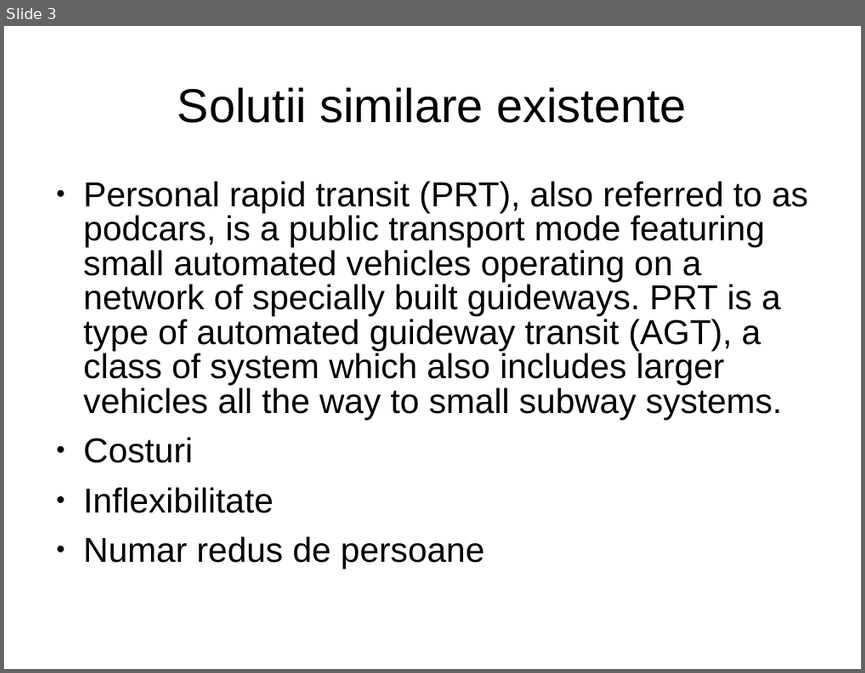
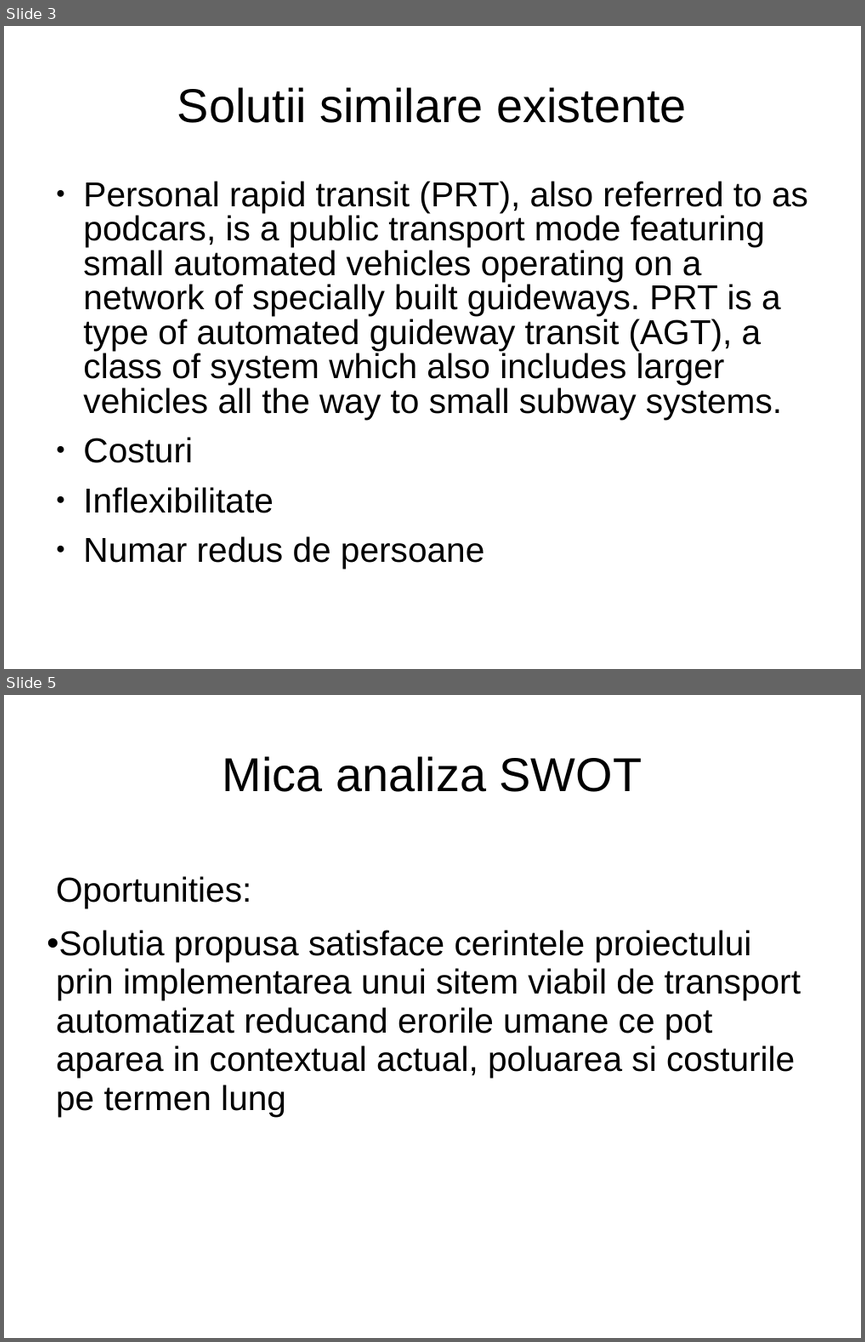
Before and after one commit to astef001/oc2016, a slide deck: TemplateTema-W1-2.ppt. Shown one above the other, each under a label of ours: slide 3 before the commit, slides 3 and 5 after it; the slides between them are not shown. The pictures are 865x673 and 865x1342 pixels, drawn with LibreOffice and Linux fonts; fonts in the diff are those of the drawing. Boxes give left, top, right and bottom in pixels: in the first picture for what was removed or moved away, otherwise in the second. Text is boxed around its words. In the diff, an @@ line names an element or a change of style, - is before the commit and + after.

Commit message:
W1 update SWOT

```diff
--- a/TemplateTema-W1-2.ppt
+++ b/TemplateTema-W1-2.ppt
@@ slide 5 added at (x1=4, y1=695, x2=861, y2=1338), background #FFFFFF @@
@@ title added at (x1=222, y1=756, x2=642, y2=792), 44 pt, text #000000 @@
+Mica analiza SWOT
@@ text added at (x1=46, y1=876, x2=800, y2=1116), 32 pt, text #000000 @@
+Oportunities:
+• Solutia propusa satisface cerintele proiectului prin implementarea unui sitem viabil de transport automatizat reducand erorile umane ce pot aparea in contextual actual, poluarea si costurile pe termen lung
```
Also in this commit, not shown: 3 slides changed.
